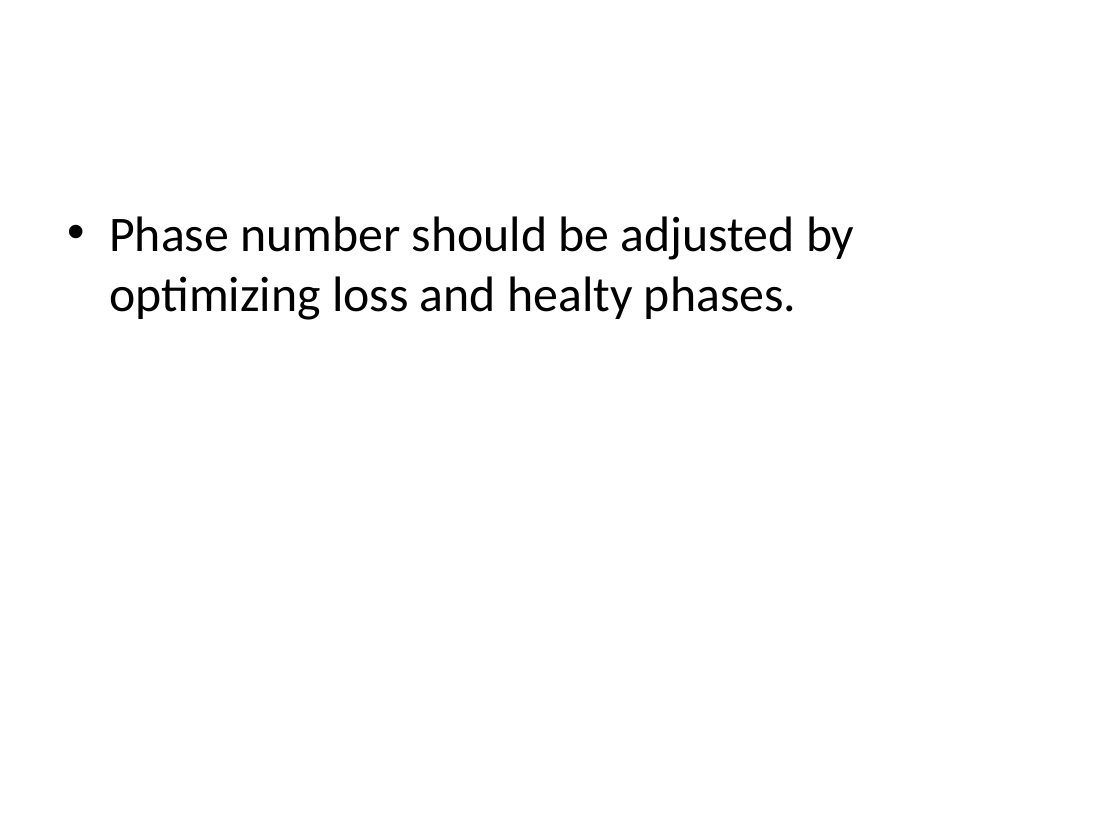
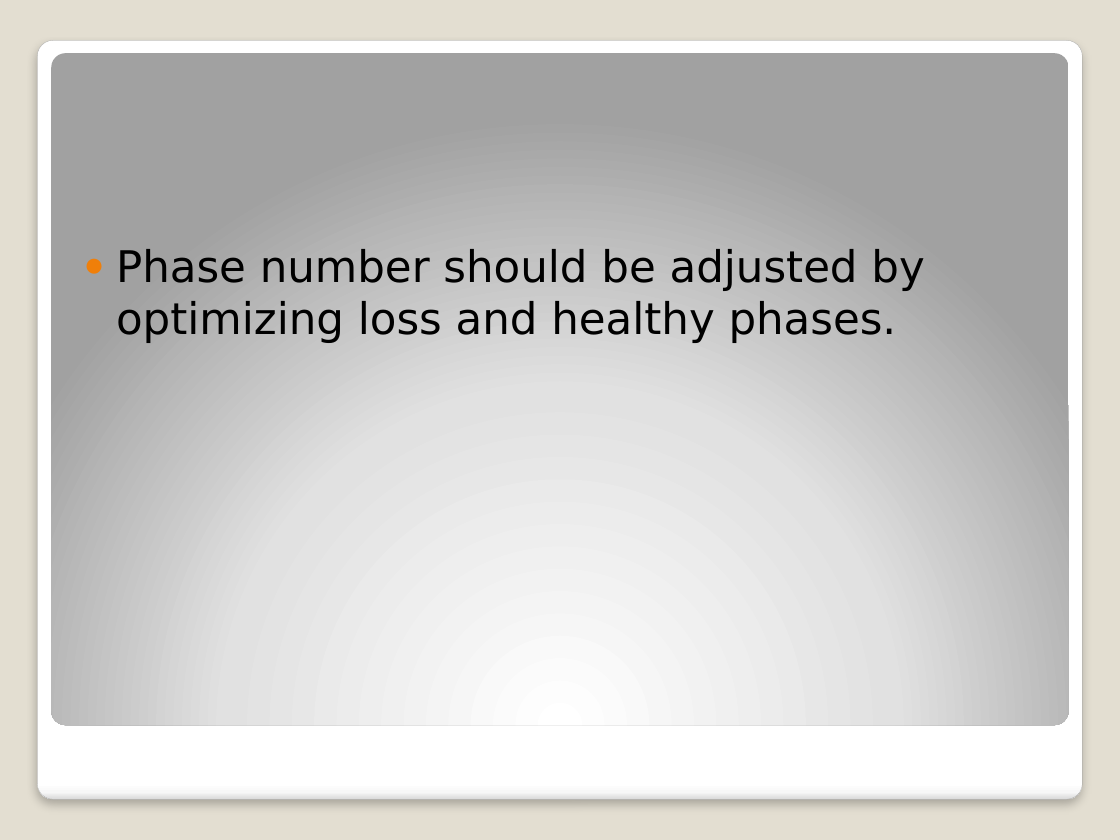
Before and after one commit to MehmetEralpKose/Star, a slide deck: slide 11 of 50 kW Integrated Fault toerant Permanent Magnet Machine.pptx (slide 10 before the commit). Drawn at 1120x840 pixels with LibreOffice and Linux fonts; fonts in the diff are those of the drawing. Boxes give left, top, right and bottom in pixels: in the first picture for what was removed or moved away, otherwise in the second. Text is boxed around its words. In the diff, an @@ line names an element or a change of style, - is before the commit and + after.

```diff
--- a/50 kW Integrated Fault toerant Permanent Magnet Machine.pptx
+++ b/50 kW Integrated Fault toerant Permanent Magnet Machine.pptx
@@ background #FFFFFF to #E3DED1 @@
@@ rounded rectangle added at (x1=37, y1=40, x2=1082, y2=800), fill gradient #FFFFFF to #F7F7F7 to #DADADA, outline #A4A4A4 0.16 pt @@
@@ rounded rectangle added at (x1=52, y1=53, x2=1068, y2=725), fill gradient #FFFFFF to #E1E1E1 to #A2A2A2 @@
@@ text at (x1=116, y1=249, x2=924, y2=343): text changed; size 32 to 28 pt; font Calibri to DejaVu Sans @@
-• Phase number should be adjusted by optimizing loss and healty phases.
+● Phase number should be adjusted by optimizing loss and healthy phases.
```
Also in this commit, not shown: 22 other slides changed, 6 slides added, 9 other files.
